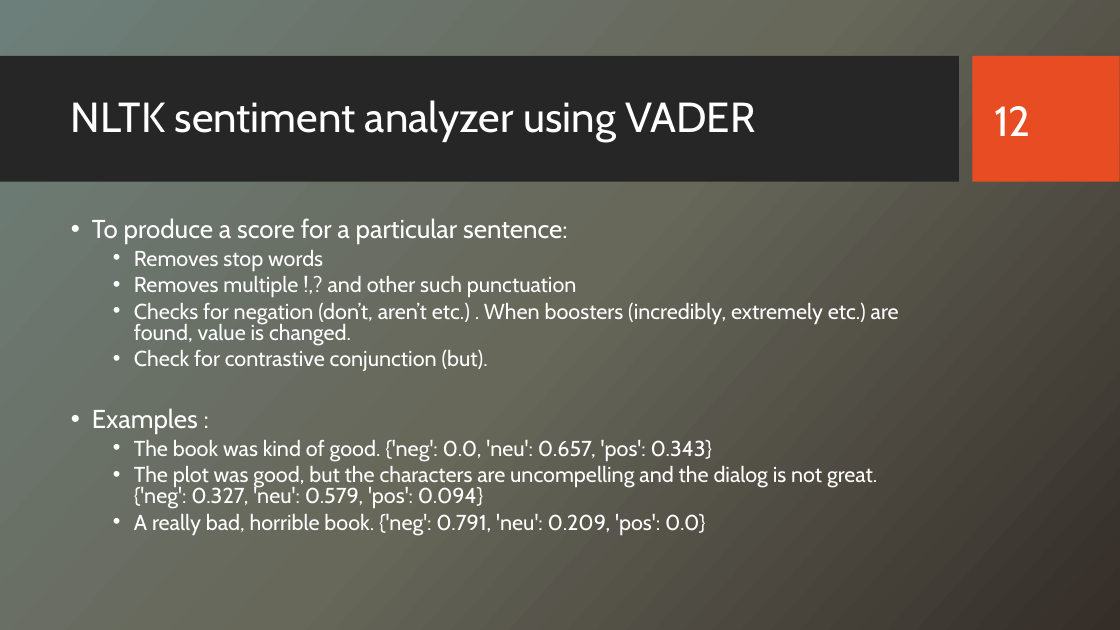
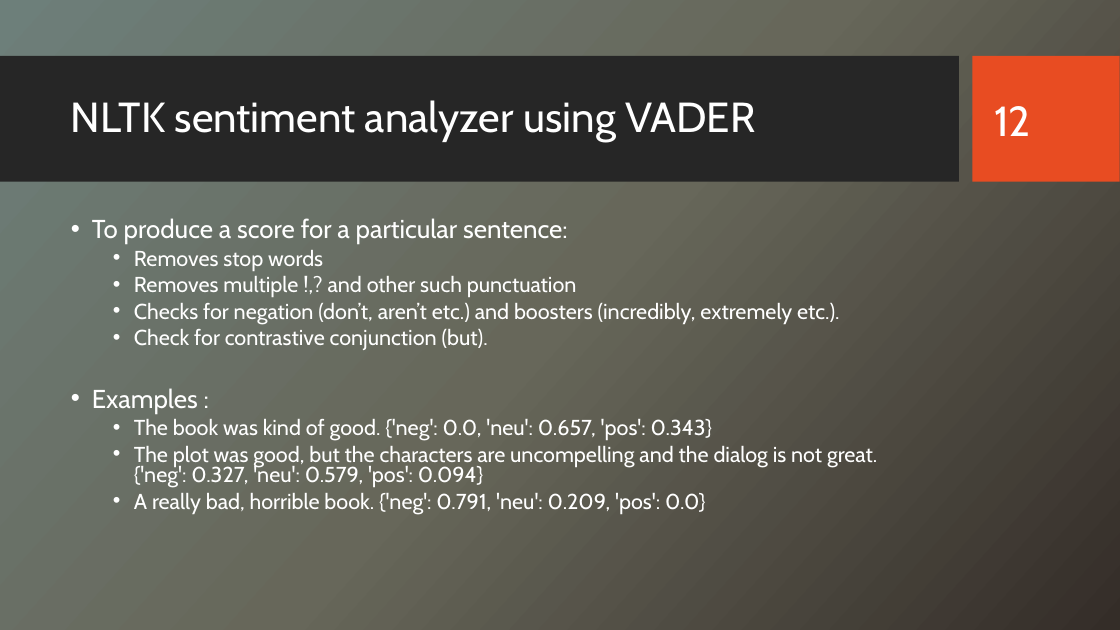
Before and after one commit to CS223-YelpReview/Yelp-NLP, a slide deck: slide 12 of Yelp Reviews – A Study.pptx. Drawn at 1120x630 pixels with LibreOffice and Linux fonts; fonts in the diff are those of the drawing; background and template pictures are left out. Boxes give left, top, right and bottom in pixels: in the first picture for what was removed or moved away, otherwise in the second. Text is boxed around its words. In the diff, an @@ line names an element or a change of style, - is before the commit and + after.

```diff
--- a/Yelp Reviews – A Study.pptx
+++ b/Yelp Reviews – A Study.pptx
@@ text at box(134, 303, 839, 324): text changed @@
-  • Checks for negation (don’t, aren’t etc.) . When boosters (incredibly, extremely etc.) are found, value is changed.
+  • Checks for negation (don’t, aren’t etc.) and boosters (incredibly, extremely etc.).
```
Also in this commit, not shown: 4 other slides changed.
